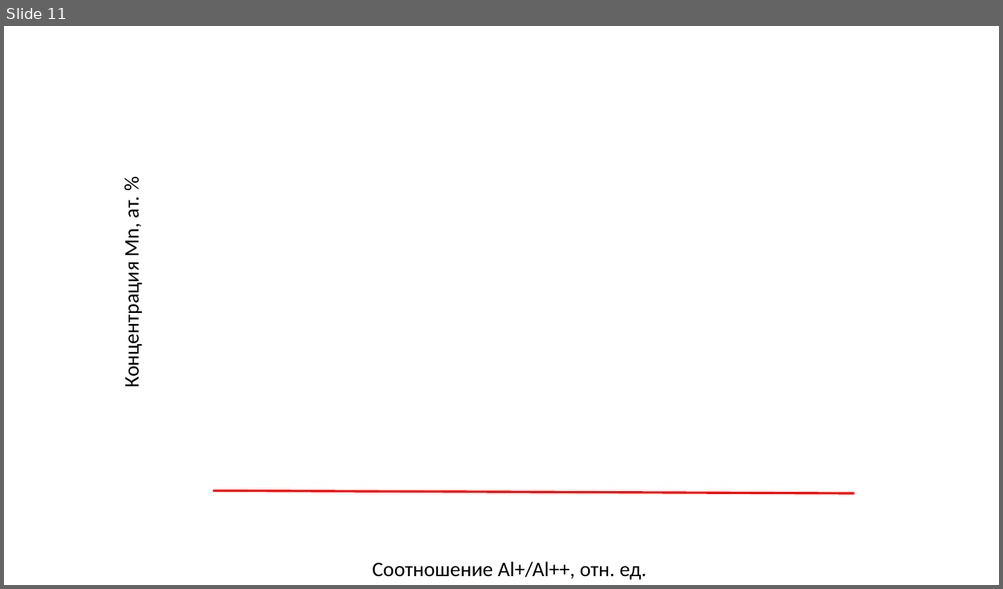
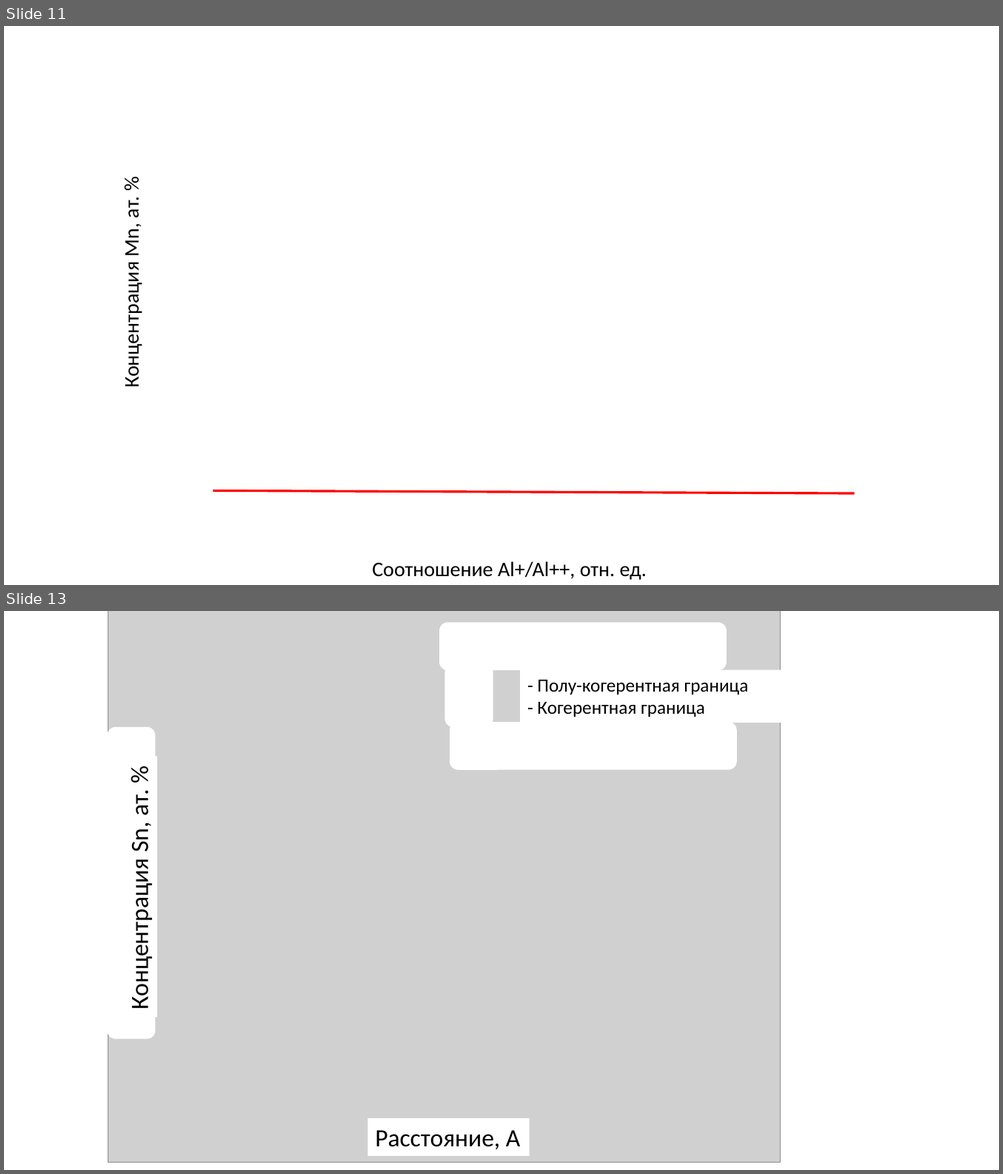
Before and after one commit to Antonchuk/Dissertation, a slide deck: images/additional inf/Params.pptx. Shown one above the other, each under a label of ours: slide 11 before the commit, slides 11 and 13 after it; the slides between them are not shown. The pictures are 1003x589 and 1003x1174 pixels, drawn with LibreOffice and Linux fonts; fonts in the diff are those of the drawing; grey boxes stand for pictures. Boxes give left, top, right and bottom in pixels: in the first picture for what was removed or moved away, otherwise in the second. Text is boxed around its words. In the diff, an @@ line names an element or a change of style, - is before the commit and + after.

```diff
--- a/images/additional inf/Params.pptx
+++ b/images/additional inf/Params.pptx
@@ slide 13 added at box(4, 611, 999, 1170), background #FFFFFF @@
@@ picture added at box(108, 611, 780, 1163) @@
@@ rounded rectangle added at box(440, 623, 726, 670), fill #FFFFFF, outline #FFFFFF 1 pt @@
@@ rounded rectangle added at box(446, 664, 492, 727), fill #FFFFFF, outline #FFFFFF 1 pt @@
@@ text added at box(537, 679, 748, 717), 18 pt, text #000000 @@
+- Полу-когерентная граница
+- Когерентная граница
@@ rounded rectangle added at box(108, 727, 155, 1039), fill #FFFFFF, outline #FFFFFF 1 pt @@
@@ rounded rectangle added at box(450, 722, 736, 769), fill #FFFFFF, outline #FFFFFF 1 pt @@
@@ rectangle added at box(119, 757, 157, 1017), fill #FFFFFF, 24 pt, text #000000 @@
+Концентрация Sn, ат. %
@@ rectangle added at box(367, 1119, 529, 1156), fill #FFFFFF, 24 pt, text #000000 @@
+Расстояние, А
```
Also in this commit, not shown: 1 slide changed, 3 other slides added, 18 other files.
